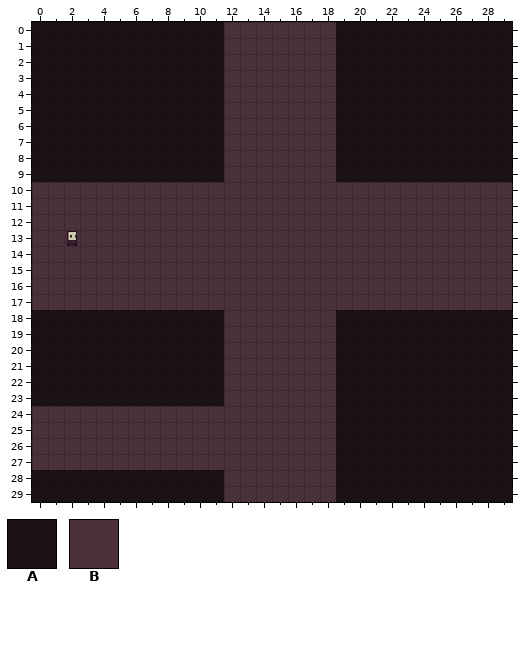
Tiled map, stored at Dungeon/assets/pruevasolo.tmx. This is how it looked before the edit.
Cells are 16x16 px. Shown: x 0..29, y 0..29.
Key: from "0x72_16x16DungeonTileset.v4": A 100, B 116.
_ is an empty cell.
Layers that did not change in this view are not listed.
Layer "suelo" before, first column x 0:
 0 AAAAAAAAAAAABBBBBBBAAAAAAAAAAA
 1 AAAAAAAAAAAABBBBBBBAAAAAAAAAAA
 2 AAAAAAAAAAAABBBBBBBAAAAAAAAAAA
 3 AAAAAAAAAAAABBBBBBBAAAAAAAAAAA
 4 AAAAAAAAAAAABBBBBBBAAAAAAAAAAA
 5 AAAAAAAAAAAABBBBBBBAAAAAAAAAAA
 6 AAAAAAAAAAAABBBBBBBAAAAAAAAAAA
 7 AAAAAAAAAAAABBBBBBBAAAAAAAAAAA
 8 AAAAAAAAAAAABBBBBBBAAAAAAAAAAA
 9 AAAAAAAAAAAABBBBBBBAAAAAAAAAAA
10 BBBBBBBBBBBBBBBBBBBBBBBBBBBBBB
11 BBBBBBBBBBBBBBBBBBBBBBBBBBBBBB
12 BBBBBBBBBBBBBBBBBBBBBBBBBBBBBB
13 BBBBBBBBBBBBBBBBBBBBBBBBBBBBBB
14 BBBBBBBBBBBBBBBBBBBBBBBBBBBBBB
15 BBBBBBBBBBBBBBBBBBBBBBBBBBBBBB
16 BBBBBBBBBBBBBBBBBBBBBBBBBBBBBB
17 BBBBBBBBBBBBBBBBBBBBBBBBBBBBBB
18 AAAAAAAAAAAABBBBBBBAAAAAAAAAAA
19 AAAAAAAAAAAABBBBBBBAAAAAAAAAAA
20 AAAAAAAAAAAABBBBBBBAAAAAAAAAAA
21 AAAAAAAAAAAABBBBBBBAAAAAAAAAAA
22 AAAAAAAAAAAABBBBBBBAAAAAAAAAAA
23 AAAAAAAAAAAABBBBBBBAAAAAAAAAAA
24 BBBBBBBBBBBBBBBBBBBAAAAAAAAAAA
25 BBBBBBBBBBBBBBBBBBBAAAAAAAAAAA
26 BBBBBBBBBBBBBBBBBBBAAAAAAAAAAA
27 BBBBBBBBBBBBBBBBBBBAAAAAAAAAAA
28 AAAAAAAAAAAABBBBBBBAAAAAAAAAAA
29 AAAAAAAAAAAABBBBBBBAAAAAAAAAAA
The same view after the edit:
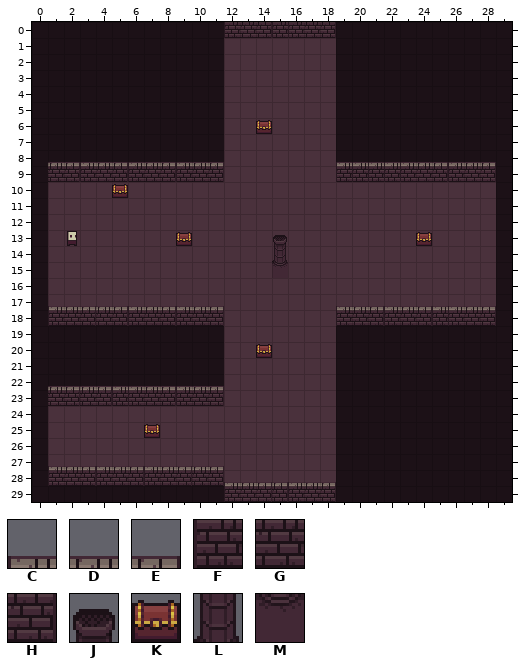
Further tiles: from "0x72_16x16DungeonTileset.v4": C 0, D 1, E 2, F 16, G 17, H 18, J 189, K 191, L 205, M 221.
Tiles of an added or newly shown layer are drawn over the layers below it.
The edit:
Layer "suelo":
Tile B gives way to one hidden under a higher layer in row 0 at x 12 to 18; in row 14 at x 15; in row 29 at x 12 to 18.
The author changed tile B to tile A in rows 10 to 17 at x 0 and 29; in rows 24 to 27 at x 0.
Layer "detallesabajo" (added):
Tile B now appears in row 14 at x 15.
Tile C now appears in row 17 at x 1, 6, 9, 19, 22 and 25 to 26; in row 27 at x 1, 4 and 7; in row 28 at x 12 and 16.
Tile D now appears in row 17 at x 2, 4, 7, 10, 20, 23 and 27; in row 27 at x 2, 5, 8 and 10; in row 28 at x 13 and 17.
Tile E now appears in row 17 at x 3, 5, 8, 11, 21, 24 and 28; in row 27 at x 3, 6, 9 and 11; in row 28 at x 14 to 15 and 18.
Tile F now appears in row 18 at x 1, 6, 9, 19, 22 and 25 to 26; in row 28 at x 1, 4 and 7; in row 29 at x 12 and 16.
Tile G now appears in row 18 at x 2, 4, 7, 10, 20, 23 and 27; in row 28 at x 2, 5, 8 and 10; in row 29 at x 13 and 17.
Tile H now appears in row 18 at x 3, 5, 8, 11, 21, 24 and 28; in row 28 at x 3, 6, 9 and 11; in row 29 at x 14 to 15 and 18.
Tile M now appears in row 15 at x 15.
Layer "objetos" (added):
Tile K now appears in row 6 at x 14; in row 10 at x 5; in row 13 at x 9 and 24; in row 20 at x 14; in row 25 at x 7.
Layer "detallesarriba" (added):
Tile C now appears in row 8 at x 3, 6, 9, 19 to 23 and 26; in row 22 at x 5 to 6 and 9.
Tile D now appears in row 8 at x 1, 4, 7, 10, 24 and 27; in row 22 at x 1, 3, 7 and 10.
Tile E now appears in row 8 at x 2, 5, 8, 11, 25 and 28; in row 22 at x 2, 4, 8 and 11.
Tile F now appears in row 0 at x 12 and 15 to 16; in row 9 at x 3, 6, 9, 19 to 23 and 26; in row 23 at x 5 to 6 and 9.
Tile G now appears in row 0 at x 13 and 17; in row 9 at x 1, 4, 7, 10, 24 and 27; in row 23 at x 1, 3, 7 and 10.
Tile H now appears in row 0 at x 14 and 18; in row 9 at x 2, 5, 8, 11, 25 and 28; in row 23 at x 2, 4, 8 and 11.
Tile J now appears in row 13 at x 15.
Tile L now appears in row 14 at x 15.
Changed places in both pictures, as pixel boxes (x1, y1, x2, y2):
changed: (224, 22, 336, 38)
added: (256, 120, 272, 134)
changed: (32, 162, 224, 326)
changed: (336, 162, 512, 326)
changed: (272, 235, 288, 278)
added: (256, 344, 272, 358)
changed: (32, 386, 336, 502)
